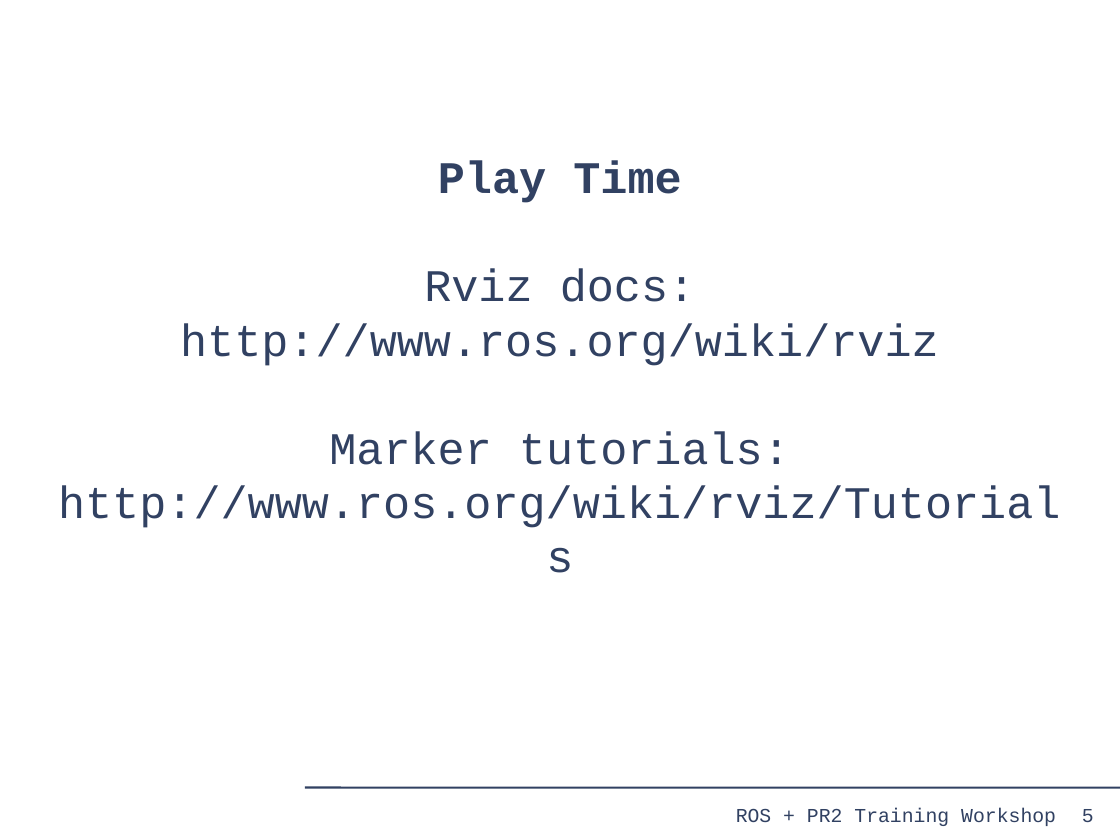
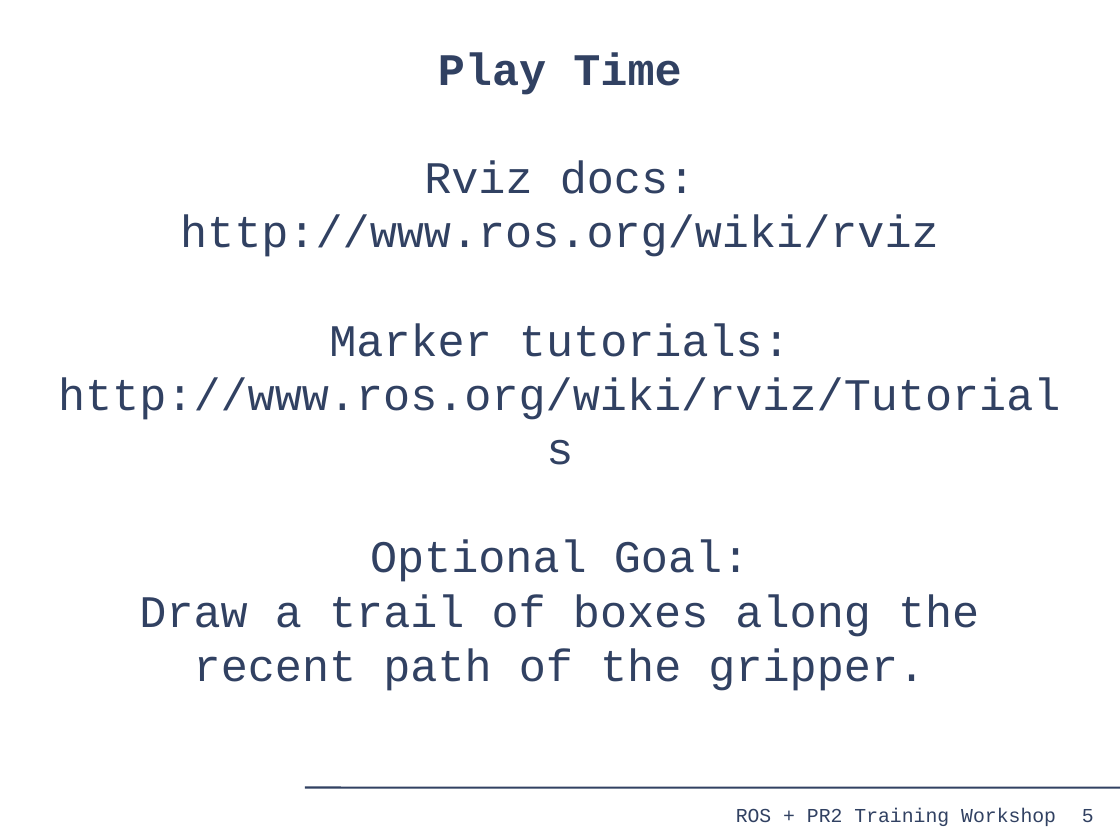
Before and after one commit to PR2/pr2_docs, a slide deck: slide 5 of pr2_training_workshop/rviz/rviz.odp. Drawn at 1120x840 pixels with LibreOffice and Linux fonts; fonts in the diff are those of the drawing. Boxes give left, top, right and bottom in pixels: in the first picture for what was removed or moved away, otherwise in the second. Text is boxed around its words. In the diff, an @@ line names an element or a change of style, - is before the commit and + after.

Commit message:
updated with play time goal

```diff
--- a/pr2_training_workshop/rviz/rviz.odp
+++ b/pr2_training_workshop/rviz/rviz.odp
@@ subtitle at (139,540,979,691): paragraphs added @@
+Optional Goal:
+Draw a trail of boxes along the recent path of the gripper.
```
